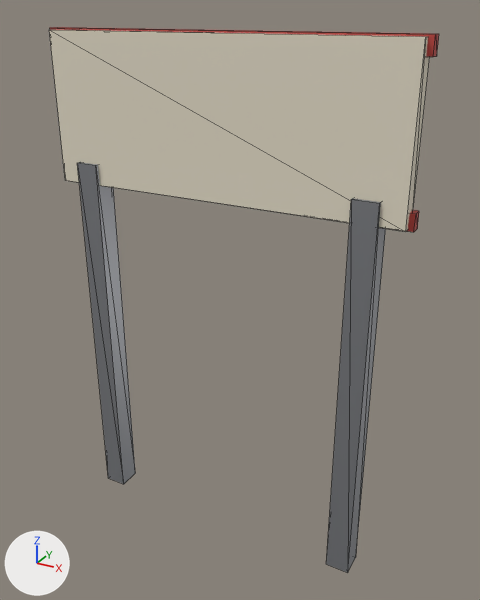
One commit to the glTF model assets/decor/garage_sign.glb: the scene before it, then after it.
Before and after are seen from a camera (50 mm lens) standing at (2.66, -3.05, 1.99) and looking at (0.94, 0.08, 0.42). The lights are fixed; the arrows at lower left show +X, +Y and +Z. The first picture is the older version. Mesh edges are drawn as thin lines. Vertices at exactly the same position are counted once.

The first picture shows 'garage_sign'.
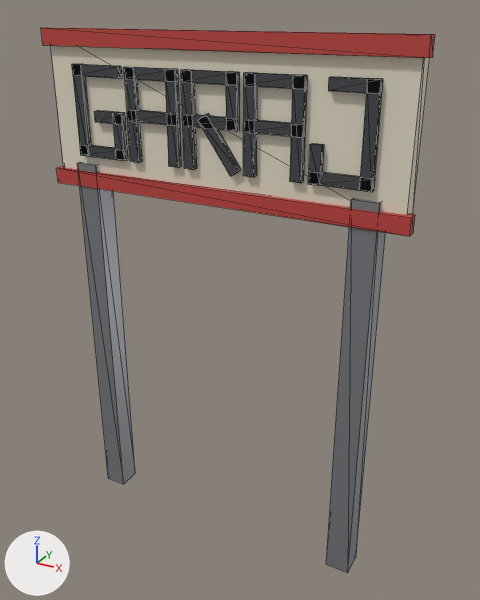
The change in detail:
me_küp_107 is used by ob_garage_sign; location (0.0, 0.0, 0.0).
Verts and faces of me_küp_107; kept vertices keep their numbers, new ones are numbered from 80.
Before the commit, vertices of me_küp_107: 24 (-0.23, -0.01, 1.8) at pixel (51, 44), 25 (-0.23, -0.01, 1.88) at pixel (49, 27), 26 (-0.23, 0.05, 1.8), 27 (-0.23, 0.05, 1.88) at pixel (57, 27), 28 (1.93, -0.01, 1.8) at pixel (433, 56).
Before the commit, vertices of me_küp_107: 29 (1.93, -0.01, 1.88) at pixel (435, 34), 30 (1.93, 0.05, 1.8) at pixel (436, 56), 31 (1.93, 0.05, 1.88) at pixel (439, 33).
me_küp_107 had 80 vertices, 120 faces and spanned x -0.23..1.93, y -0.07..0.09, z -1.15..1.88.
me_küp_107 now has 202 vertices, 324 faces and spans x -0.23..1.93, y -0.08..0.07, z -1.15..1.88.
me_küp_107 part 1: a new loose piece, a box spanning x 0.59..0.65, y -0.08..-0.05, z 1.2..1.7, in mat_koyu_002 (dark grey #424448).
me_küp_107 part 2: a new loose piece, a box spanning x 0.33..0.65, y -0.08..-0.05, z 1.42..1.48, in mat_koyu_002 (dark grey #424448).
me_küp_107 part 3: a new loose piece, a box spanning x 0.95..1.01, y -0.08..-0.05, z 1.42..1.7, in mat_koyu_002 (dark grey #424448).
me_küp_107 part 4: a new loose piece, a box spanning x 0.69..1.01, y -0.08..-0.05, z 1.42..1.48, in mat_koyu_002 (dark grey #424448).
me_küp_107 part 5: a new loose piece, a box spanning x 1.05..1.37, y -0.08..-0.05, z 1.42..1.48, in mat_koyu_002 (dark grey #424448).
me_küp_107 part 6: a new loose piece of 20 vertices spanning x 1.05..1.37, y -0.08..-0.05, z 1.2..1.7, in mat_koyu_002 (dark grey #424448).
me_küp_107 part 7: a new loose piece of 14 vertices spanning x 0.1..0.29, y -0.08..-0.05, z 1.2..1.46, in mat_koyu_002 (dark grey #424448).
me_küp_107 part 8: a new loose piece of 14 vertices spanning x 0.33..0.65, y -0.08..-0.05, z 1.2..1.7, in mat_koyu_002 (dark grey #424448).
me_küp_107 part 9: a new loose piece of 14 vertices spanning x 0.69..1.01, y -0.08..-0.05, z 1.2..1.7, in mat_koyu_002 (dark grey #424448).
me_küp_107 part 10: a new loose piece of 14 vertices spanning x 1.49..1.73, y -0.08..-0.05, z 1.2..1.7, in mat_koyu_002 (dark grey #424448).
me_küp_107 part 11: a new loose piece of 14 vertices spanning x 1.41..1.73, y -0.08..-0.05, z 1.2..1.39, in mat_koyu_002 (dark grey #424448).
Part 12, on me_küp_107:
Vertices 24 to 31 move by (0.0, -0.07, 0.0).
Part 13, on me_küp_107:
4 vertices are removed from x 0.74..0.96, y 0.03..0.09, z 1.26.
10 faces are deleted.
8 vertices in x -0.23..1.93, y -0.01..0.05, z 1.02..1.11 move by (0.0, -0.07, 0.0).
20 vertices move from x 0.02..0.96, y 0.03..0.09, z 1.26..1.6 to x -0.03..0.29, y -0.08..-0.05, z 1.2..1.7.
12 vertices are added at x -0.03..1.02, y -0.08..-0.05, z 1.19..1.49.
22 new faces join them, mat_koyu_002 (dark grey #424448).
Other edits to the shape of me_küp_107 do not show in these pictures.

Where the change shows, as pixel boxes (x1, y1, x2, y2) in the pictures (480 x 600 px; the box of a moved part takes in the faces that stretch with it):
'garage_sign', reshaped
    before: (49, 27, 439, 573)
    after: (41, 28, 435, 573)
part 1 of me_küp_107, added
    after: (165, 69, 181, 167)
part 2 of me_küp_107, added
    after: (127, 110, 180, 126)
part 3 of me_küp_107, added
    after: (226, 72, 239, 131)
part 4 of me_küp_107, added
    after: (183, 115, 239, 131)
part 5 of me_küp_107, added
    after: (244, 120, 305, 137)
part 6 of me_küp_107, added
    after: (243, 72, 307, 183)
part 7 of me_küp_107, added
    after: (94, 110, 128, 161)
part 8 of me_küp_107, added
    after: (124, 67, 178, 163)
part 9 of me_küp_107, added
    after: (181, 69, 239, 169)
part 10 of me_küp_107, added
    after: (328, 76, 383, 192)
part 11 of me_küp_107, added
    after: (308, 143, 375, 192)
part 12 of me_küp_107, moved or reshaped
    before: (50, 27, 439, 57)
    after: (41, 28, 435, 58)
part 13 of me_küp_107, moved or reshaped (mostly hidden before)
    before: (407, 210, 419, 232)
    after: (57, 64, 415, 236)
